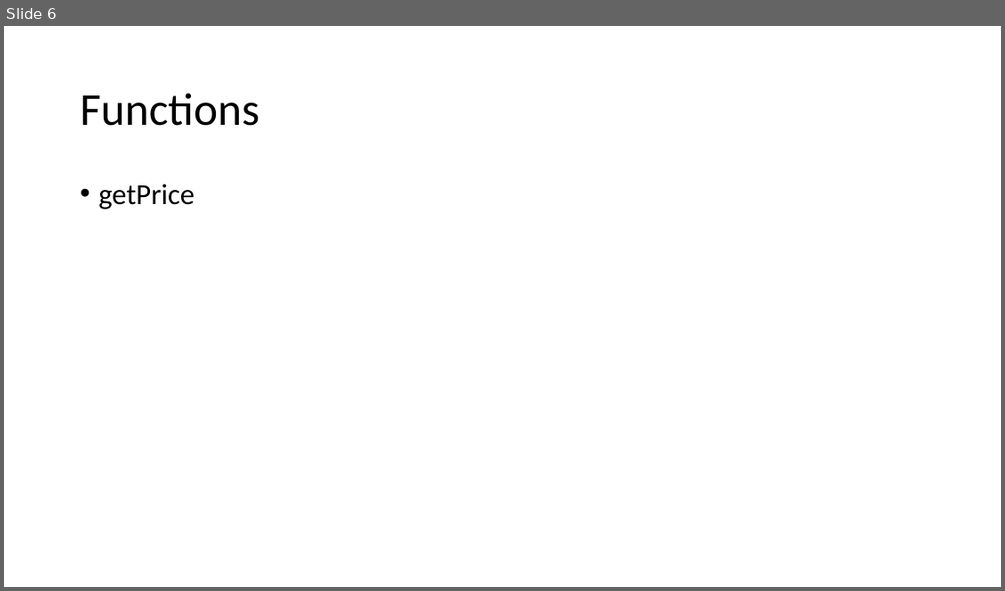
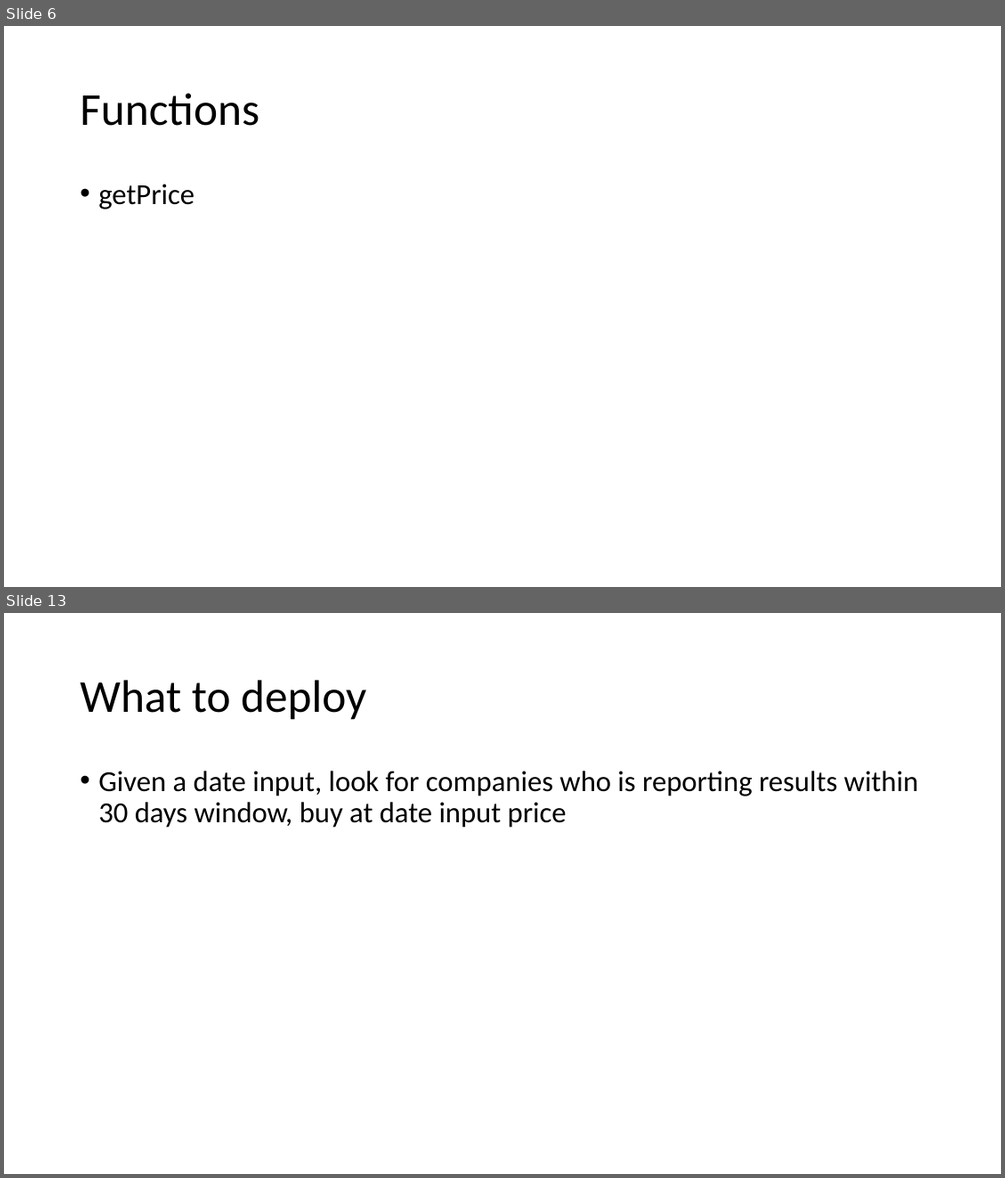
Before and after one commit to ethan-eplee/PortfolioThatBeatsTheMarket, a slide deck: Building a portfolio that beats the market.pptx. Shown one above the other, each under a label of ours: slide 6 before the commit, slides 6 and 13 after it; the slides between them are not shown. The pictures are 1005x591 and 1005x1178 pixels, drawn with LibreOffice and Linux fonts; fonts in the diff are those of the drawing. Boxes give left, top, right and bottom in pixels: in the first picture for what was removed or moved away, otherwise in the second. Text is boxed around its words. In the diff, an @@ line names an element or a change of style, - is before the commit and + after.

```diff
--- a/Building a portfolio that beats the market.pptx
+++ b/Building a portfolio that beats the market.pptx
@@ slide 13 added at (x1=4, y1=613, x2=1001, y2=1174), background #FFFFFF @@
@@ title added at (x1=80, y1=680, x2=366, y2=720), 44 pt, text #000000 @@
+What to deploy
@@ text added at (x1=98, y1=771, x2=918, y2=827), 28 pt, text #000000 @@
+• Given a date input, look for companies who is reporting results within 30 days window, buy at date input price
```
Also in this commit, not shown: 2 slides changed, 6 other slides added, 16 other files.
